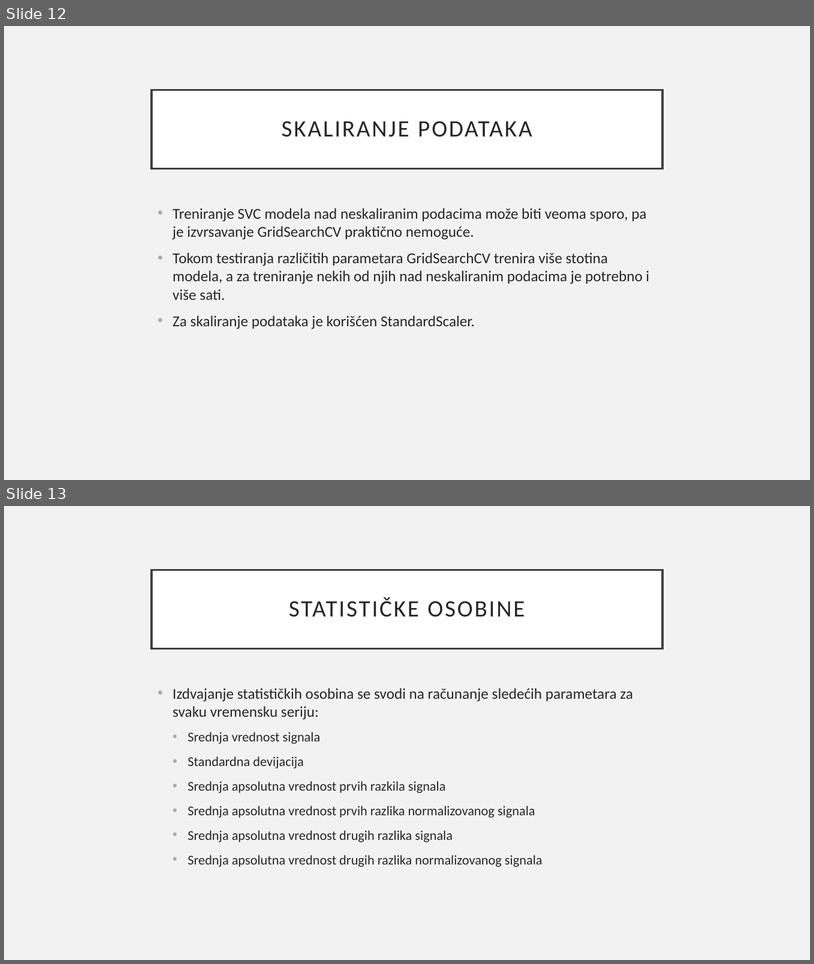
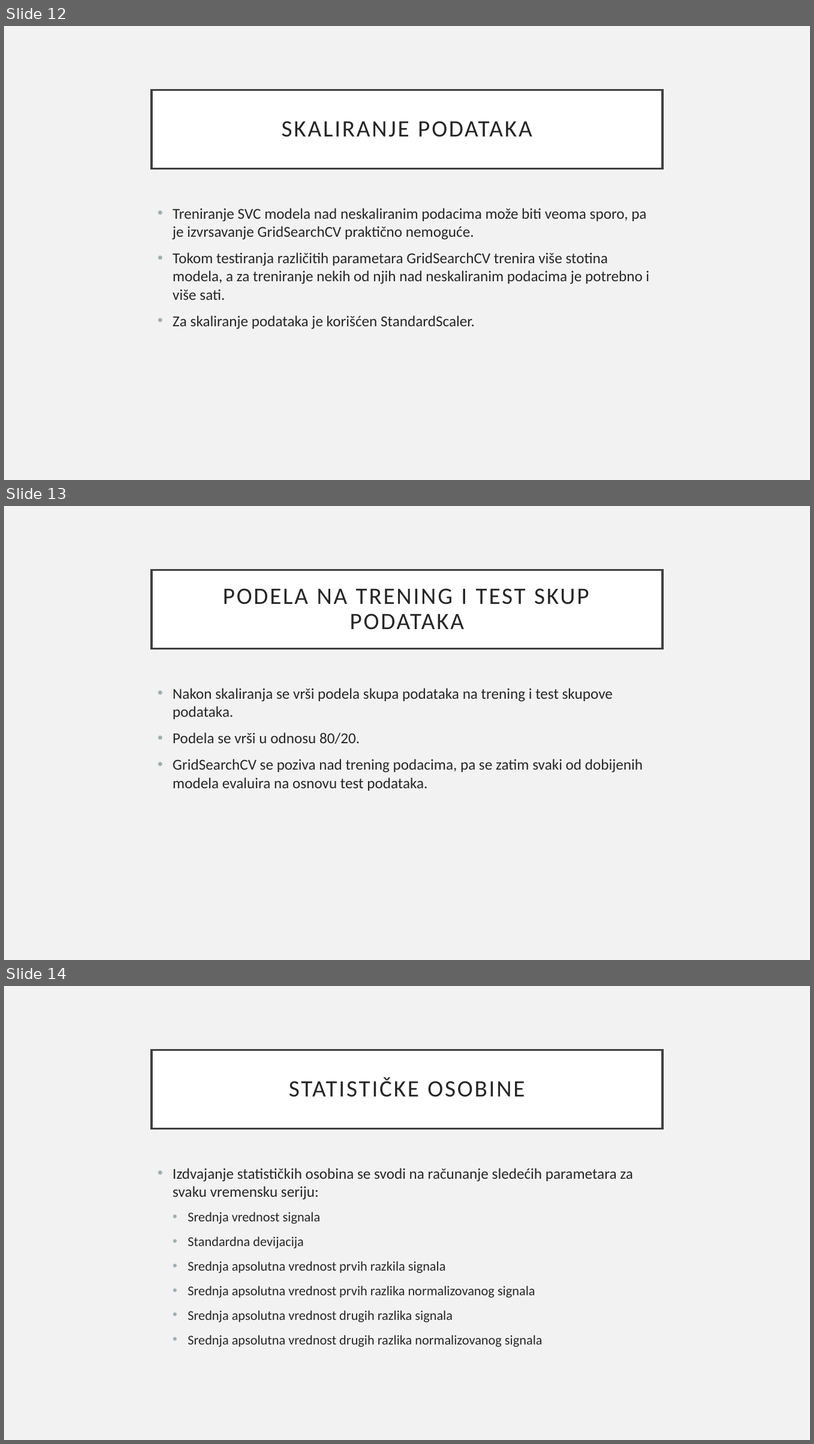
Before and after one commit to mijatkrivokapic/Epileptic-Seizure-Recognition, a slide deck: Detekcija epileptičnih napada pomoću EEG vremenske serije.pptx. Shown one above the other, each under a label of ours: slides 12 and 13 before the commit, slides 12, 13 and 14 after it. The pictures are 814x964 and 814x1444 pixels, drawn with LibreOffice and Linux fonts; fonts in the diff are those of the drawing. Boxes give left, top, right and bottom in pixels: in the first picture for what was removed or moved away, otherwise in the second. Text is boxed around its words. In the diff, an @@ line names an element or a change of style, - is before the commit and + after.

```diff
--- a/Detekcija epileptičnih napada pomoću EEG vremenske serije.pptx
+++ b/Detekcija epileptičnih napada pomoću EEG vremenske serije.pptx
@@ slide 13 added at bbox=[4, 506, 810, 960], background #F2F2F2 @@
@@ title added at bbox=[152, 570, 663, 648], fill #FFFFFF, outline #404040 2.5 pt, 28 pt, text #262626 @@
+PODELA NA TRENING I TEST SKUP PODATAKA
@@ text added at bbox=[173, 688, 643, 790], 18 pt, text #262626 @@
+• Nakon skaliranja se vrši podela skupa podataka na trening i test skupove podataka.
+• Podela se vrši u odnosu 80/20.
+• GridSearchCV se poziva nad trening podacima, pa se zatim svaki od dobijenih modela evaluira na osnovu test podataka.
@@ what was slide 13 is now slide 14 @@
```
Also in this commit, not shown: 1 slide changed, 5 other files.
